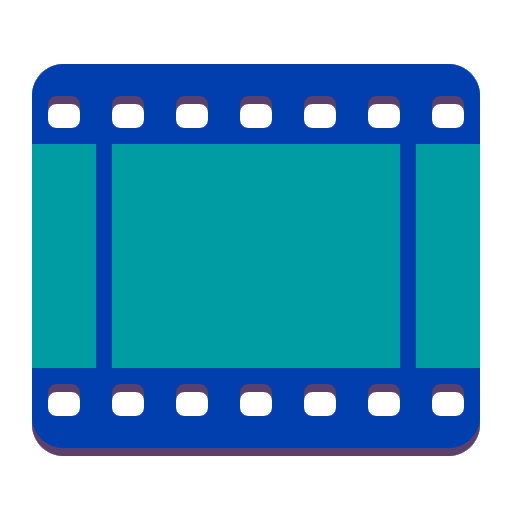
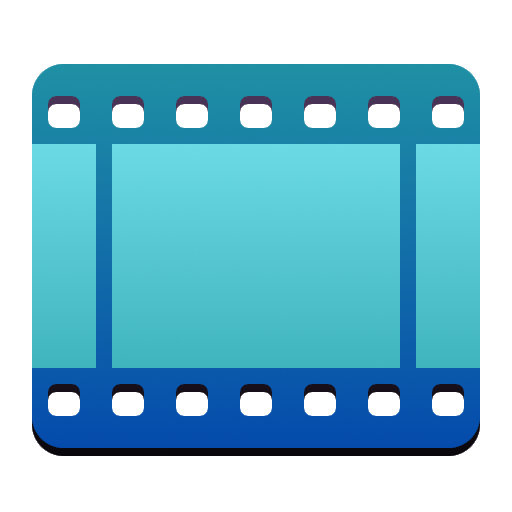
Layered file, before and after one edit (w=512, h=512). Changes by layer:
painted on "Frame" over [32, 144, 480, 368]
painted on "Film" over [32, 64, 480, 448]
painted on "Shadow" over [32, 72, 480, 456]
